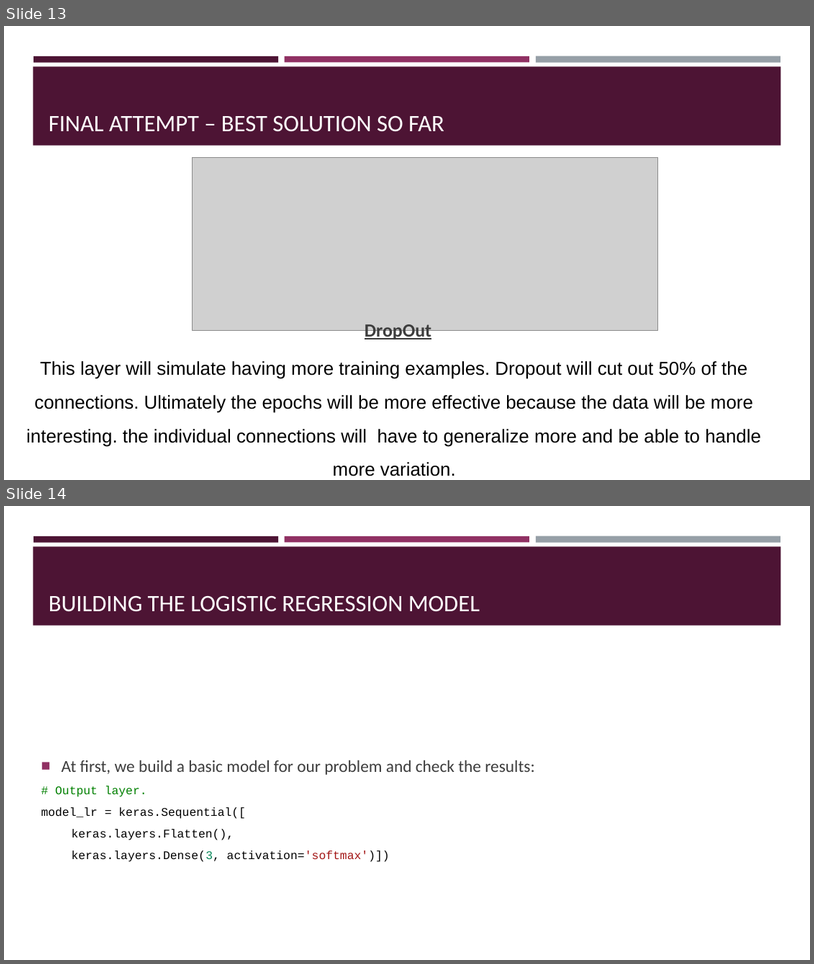
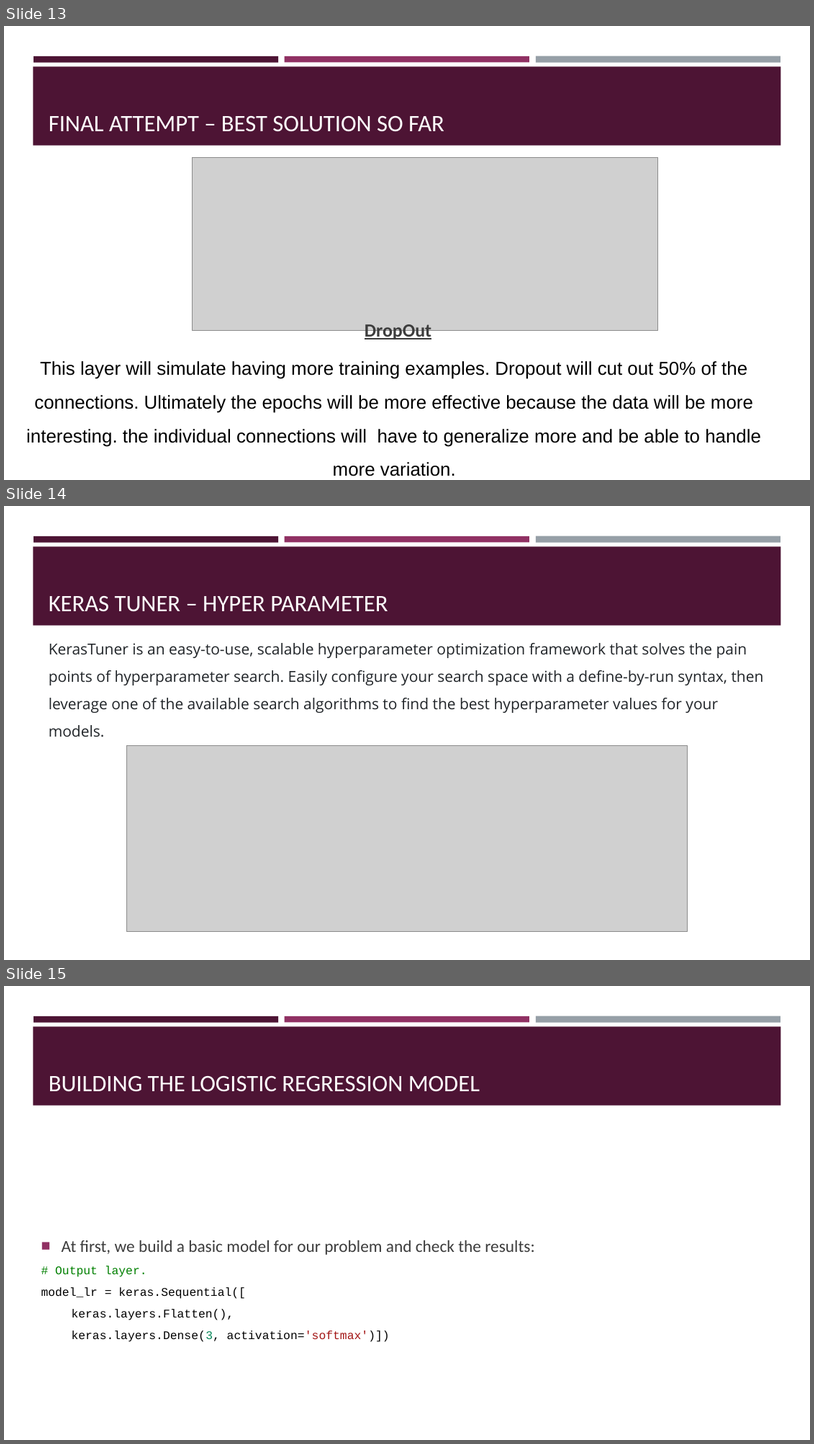
Before and after one commit to matannagar/Deep-Learning-Projects, a slide deck: Final Project/Rock Paper Scissors Problem.pptx. Shown one above the other, each under a label of ours: slides 13 and 14 before the commit, slides 13, 14 and 15 after it. The pictures are 814x964 and 814x1444 pixels, drawn with LibreOffice and Linux fonts; fonts in the diff are those of the drawing; grey boxes stand for pictures. Boxes give left, top, right and bottom in pixels: in the first picture for what was removed or moved away, otherwise in the second. Text is boxed around its words. In the diff, an @@ line names an element or a change of style, - is before the commit and + after.

```diff
--- a/Final Project/Rock Paper Scissors Problem.pptx
+++ b/Final Project/Rock Paper Scissors Problem.pptx
@@ slide 14 added at box(4, 506, 810, 960), background #FFFFFF; not listed: 4 template elements that a slide beside it also shows @@
@@ title added at box(49, 596, 388, 612), 28 pt, text #FFFFFF @@
+KERAS TUNER – HYPER PARAMETER
@@ text added at box(49, 643, 764, 737), 18 pt, text #212529 @@
+KerasTuner is an easy-to-use, scalable hyperparameter optimization framework that solves the pain points of hyperparameter search. Easily configure your search space with a define-by-run syntax, then leverage one of the available search algorithms to find the best hyperparameter values for your models.
@@ picture added at box(127, 746, 687, 932) @@
@@ what was slide 14 is now slide 15 @@
```
Also in this commit, not shown: 2 other slides added, 2 slides removed, 9 other files.
